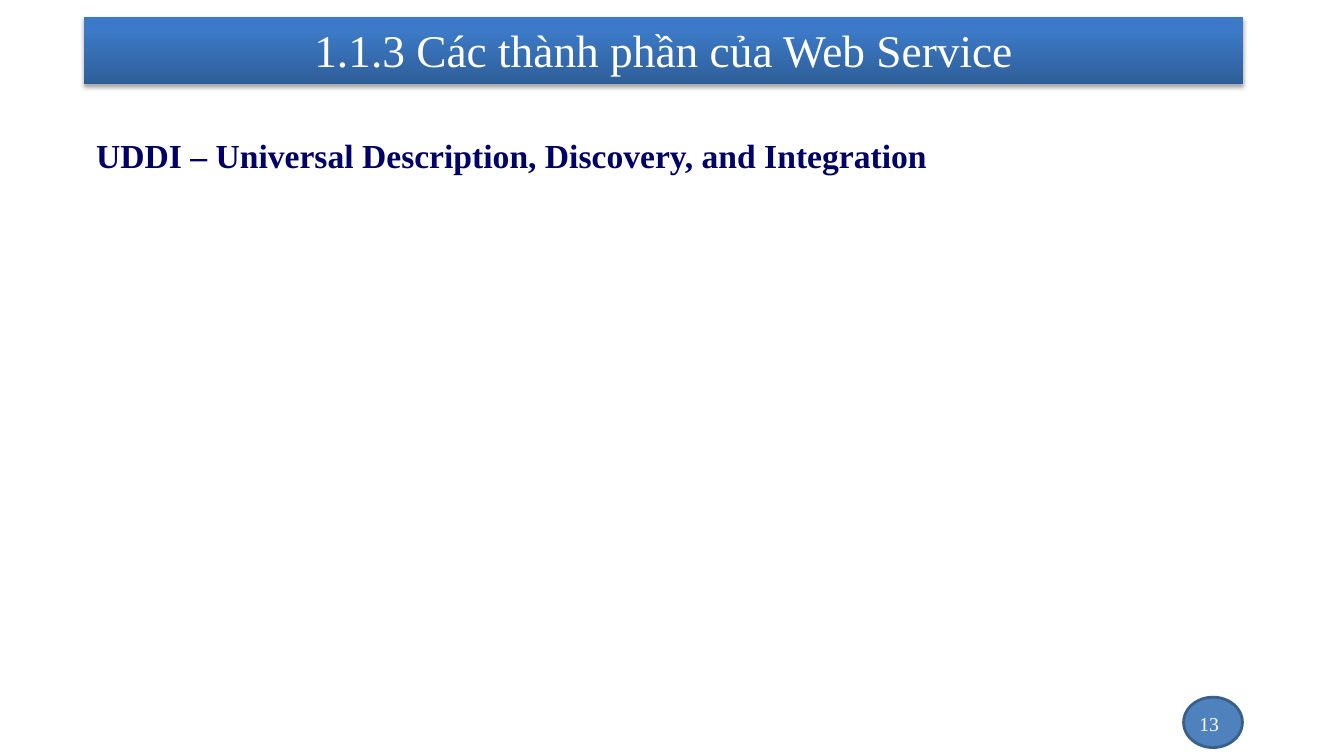
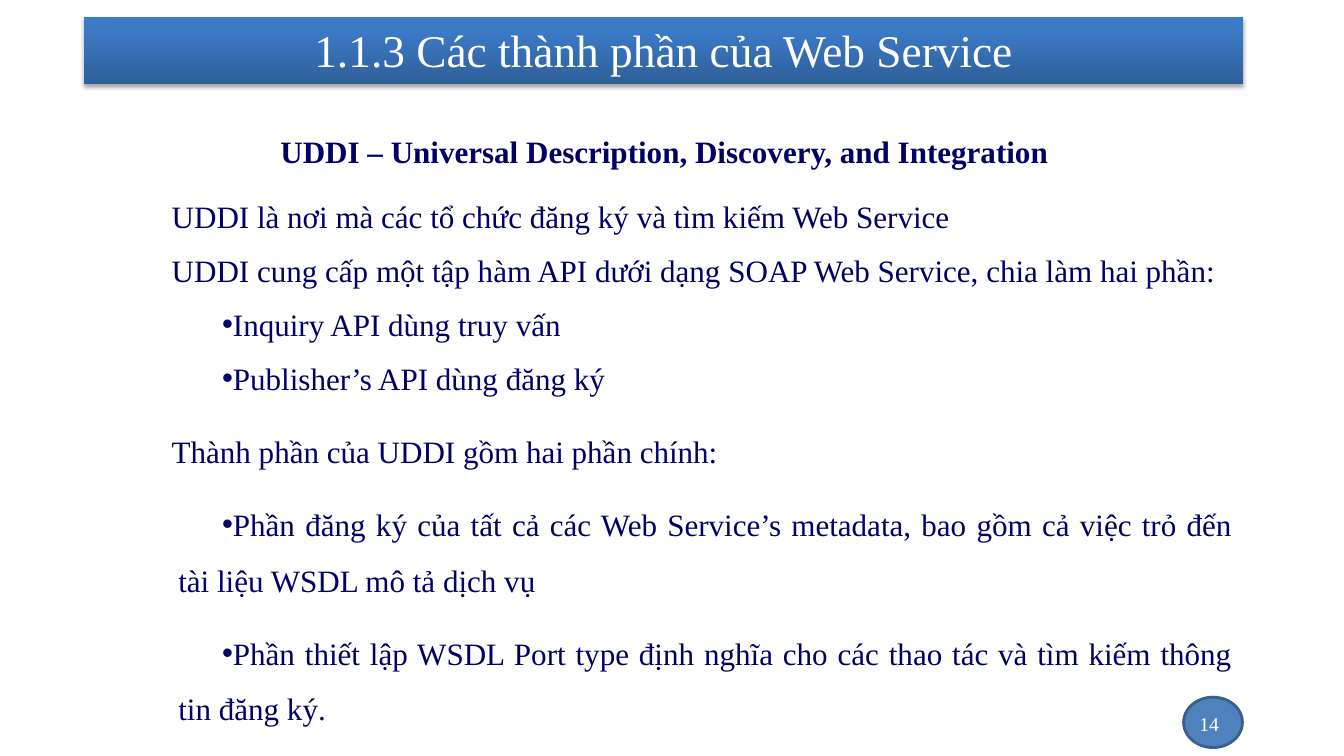
Before and after one commit to nhanhnt/LUANVAN, a slide deck: slide 14 of WORD/luanvan_nhanhnt_ver1.pptx (slide 13 before the commit). Drawn at 1344x756 pixels with LibreOffice and Linux fonts; fonts in the diff are those of the drawing; background and template pictures are left out. Boxes give left, top, right and bottom in pixels: in the first picture for what was removed or moved away, otherwise in the second. Text is boxed around its words. In the diff, an @@ line names an element or a change of style, - is before the commit and + after.

```diff
--- a/WORD/luanvan_nhanhnt_ver1.pptx
+++ b/WORD/luanvan_nhanhnt_ver1.pptx
@@ text at <box>280,141,1048,169</box>: size 24 to 22.2 pt in "UDDI – Universal Description, Discovery, and Integration"; alignment justified to centre @@
@@ text at <box>172,205,1232,726</box>: paragraphs added @@
+    UDDI là nơi mà các tổ chức đăng ký và tìm kiếm Web Service
+    UDDI cung cấp một tập hàm API dưới dạng SOAP Web Service, chia làm hai phần:
+    • Inquiry API dùng truy vấn
+    • Publisher’s API dùng đăng ký
+    Thành phần của UDDI gồm hai phần chính:
+    • Phần đăng ký của tất cả các Web Service’s metadata, bao gồm cả việc trỏ đến tài liệu WSDL mô tả dịch vụ
+    • Phần thiết lập WSDL Port type định nghĩa cho các thao tác và tìm kiếm thông tin đăng ký.
@@ page number at <box>1199,718,1219,731</box>: text changed @@
-13
+14
```
Also in this commit, not shown: 1 other slide changed, 15 slides added, 1 other file.
